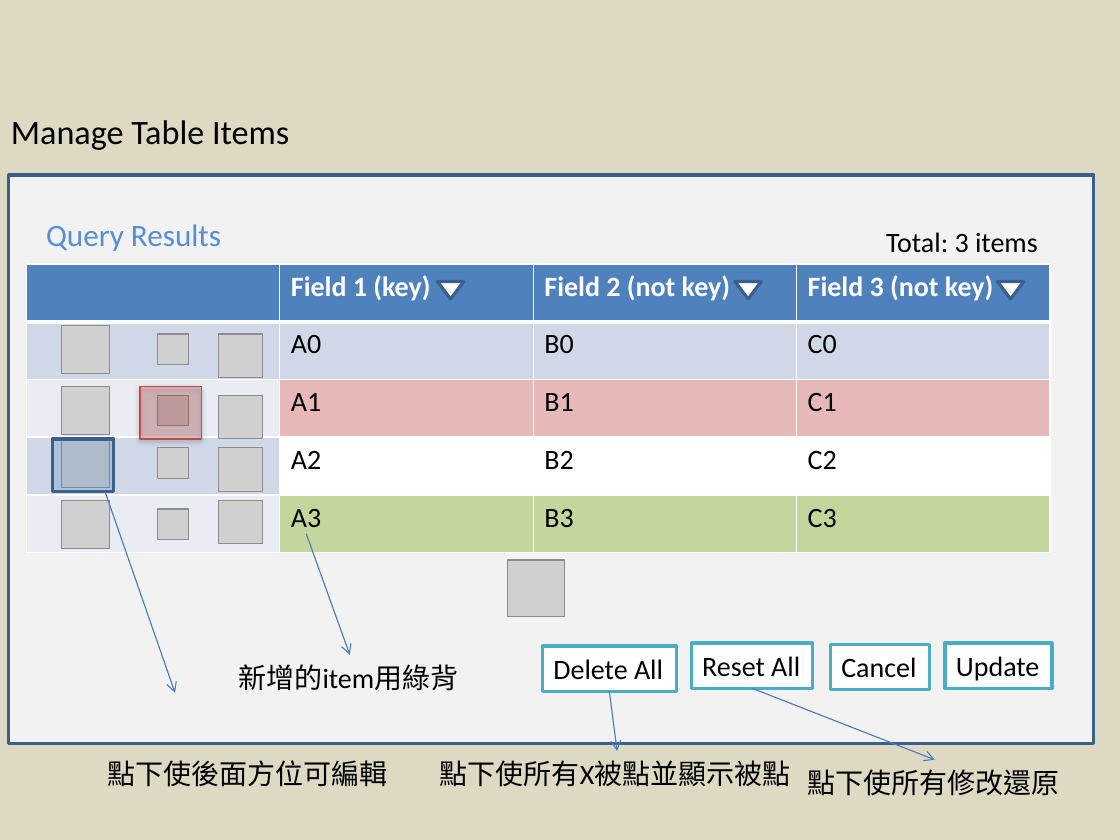
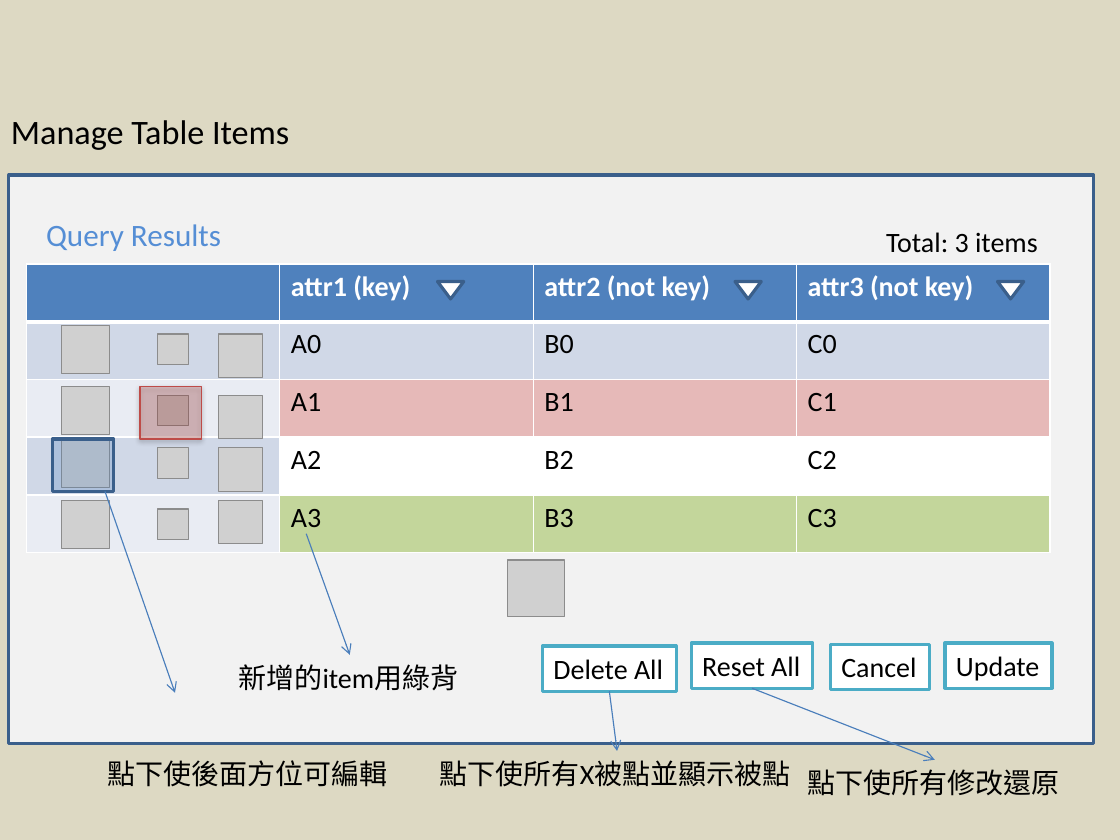
Before and after one commit to joycejoyce/DynamoDBManager, a slide deck: slide 15 of design/DynamoDB Manager.pptx. Drawn at 1120x840 pixels with LibreOffice and Linux fonts; fonts in the diff are those of the drawing; grey boxes stand for pictures. Boxes give left, top, right and bottom in pixels: in the first picture for what was removed or moved away, otherwise in the second. Text is boxed around its words. In the diff, an @@ line names an element or a change of style, - is before the commit and + after.

```diff
--- a/design/DynamoDB Manager.pptx
+++ b/design/DynamoDB Manager.pptx
@@ table at <box>26,264,1048,553</box> @@
-row 1:  | Field 1 (key) | Field 2 (not key) | Field 3 (not key)
+row 1:  | attr1 (key) | attr2 (not key) | attr3 (not key)
```
Also in this commit, not shown: 3 other slides changed, 1 slide added, 1 slide removed, 8 other files.
